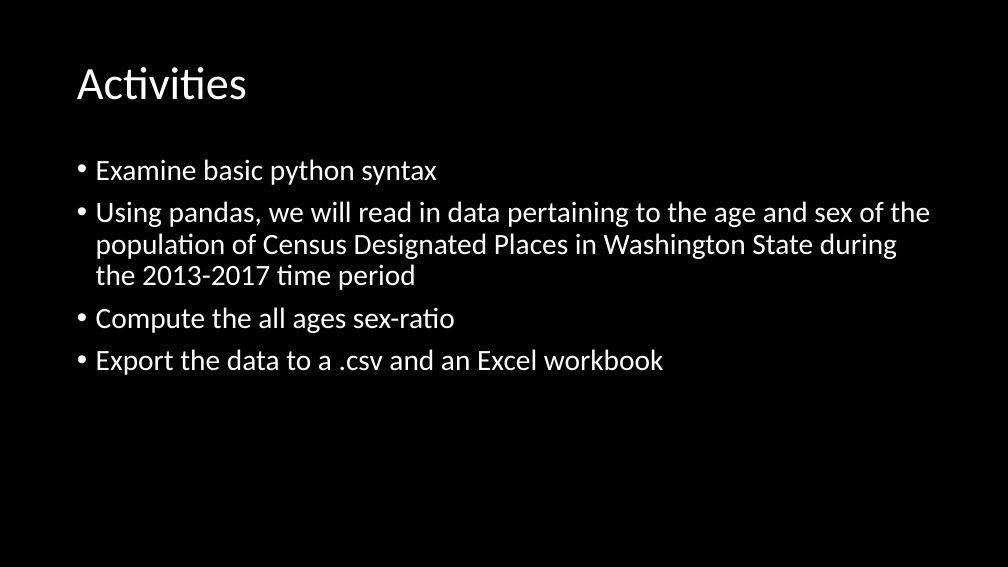
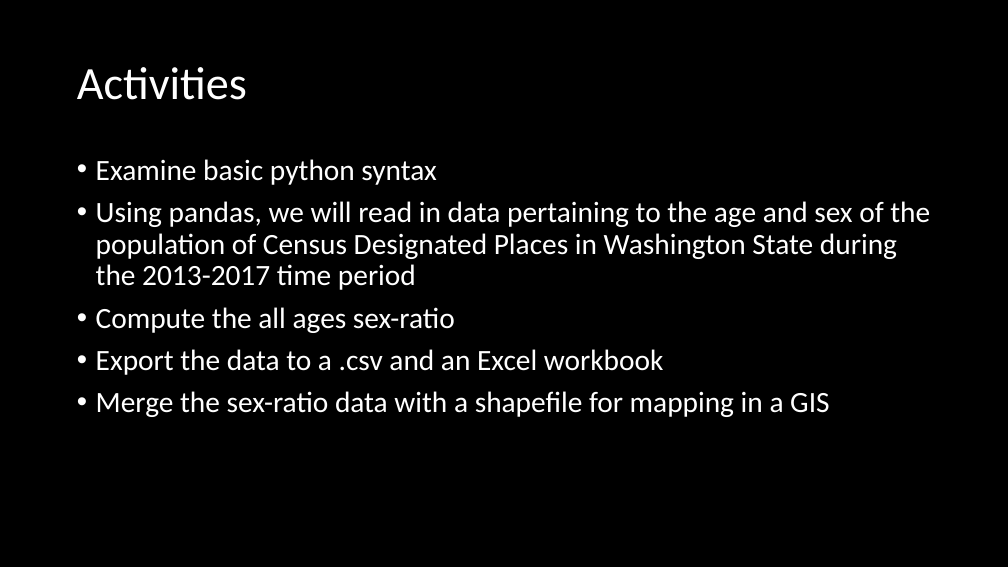
Before and after one commit to mike-babb/intro_to_python, a slide deck: slide 3 of Introduction to Python.pptx. Drawn at 1008x567 pixels with LibreOffice and Linux fonts; fonts in the diff are those of the drawing. Boxes give left, top, right and bottom in pixels: in the first picture for what was removed or moved away, otherwise in the second. Text is boxed around its words. In the diff, an @@ line names an element or a change of style, - is before the commit and + after.

```diff
--- a/Introduction to Python.pptx
+++ b/Introduction to Python.pptx
@@ text at (96,391,829,417): paragraph added @@
+• Merge the sex-ratio data with a shapefile for mapping in a GIS
```
Also in this commit, not shown: 2 other files.
